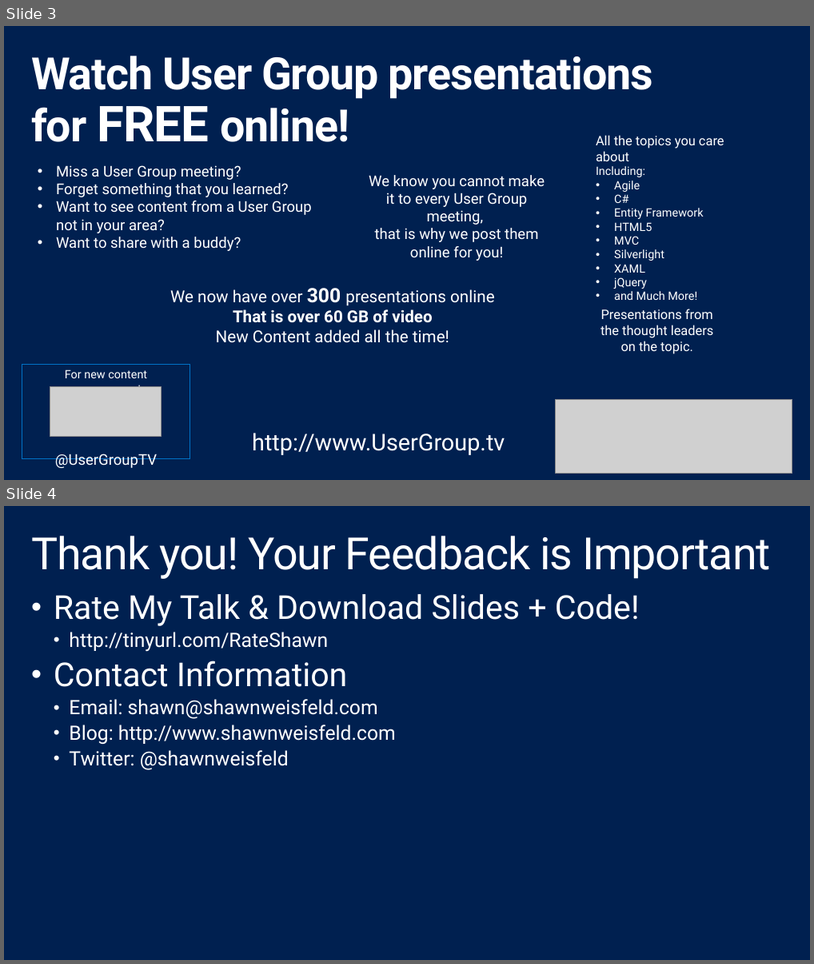
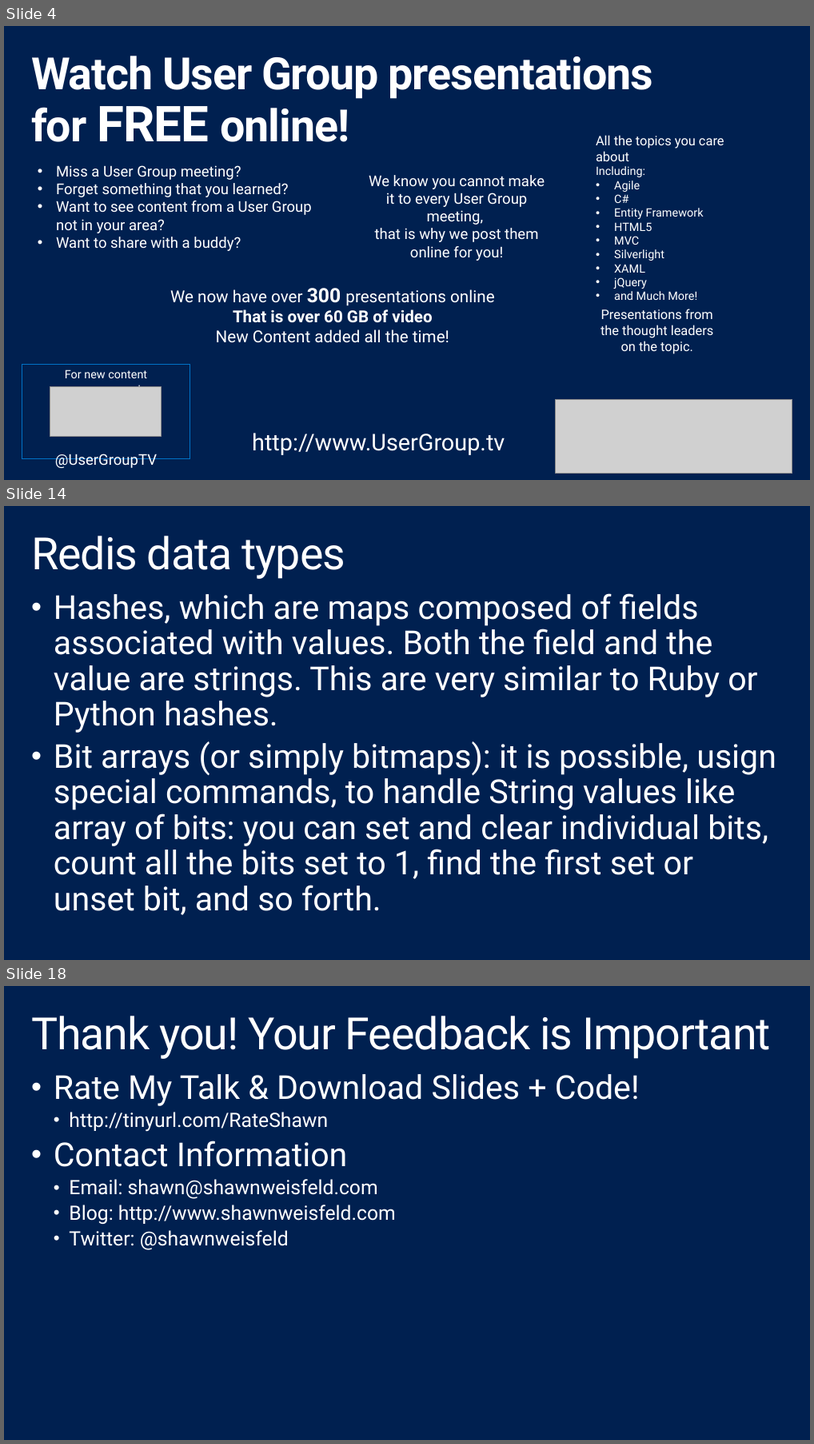
Before and after one commit to shawnweisfeld/20140815_Redis, a slide deck: Redis.pptx. Shown one above the other, each under a label of ours: slides 3 and 4 before the commit, slides 4, 14 and 18 after it; the slides between them are not shown. The pictures are 814x964 and 814x1444 pixels, drawn with LibreOffice and Linux fonts; fonts in the diff are those of the drawing; grey boxes stand for pictures; background and template pictures are left out. Boxes give left, top, right and bottom in pixels: in the first picture for what was removed or moved away, otherwise in the second. Text is boxed around its words. In the diff, an @@ line names an element or a change of style, - is before the commit and + after.

Commit message:
added simple redis examples, updated ppt

```diff
--- a/Redis.pptx
+++ b/Redis.pptx
@@ slide 14 added at bbox=[4, 506, 810, 960], background #002050 @@
@@ title added at bbox=[31, 536, 346, 579], 54 pt, text #FFFFFF @@
+Redis data types
@@ text added at bbox=[54, 593, 777, 915], 40 pt, text #FFFFFF @@
+• Hashes, which are maps composed of fields associated with values. Both the field and the value are strings. This are very similar to Ruby or Python hashes.
+• Bit arrays (or simply bitmaps): it is possible, usign special commands, to handle String values like array of bits: you can set and clear individual bits, count all the bits set to 1, find the first set or unset bit, and so forth.
@@ what was slide 3 is now slide 4 @@
@@ what was slide 4 is now slide 18 @@
```
Also in this commit, not shown: 15 other slides added, 6 other files.
